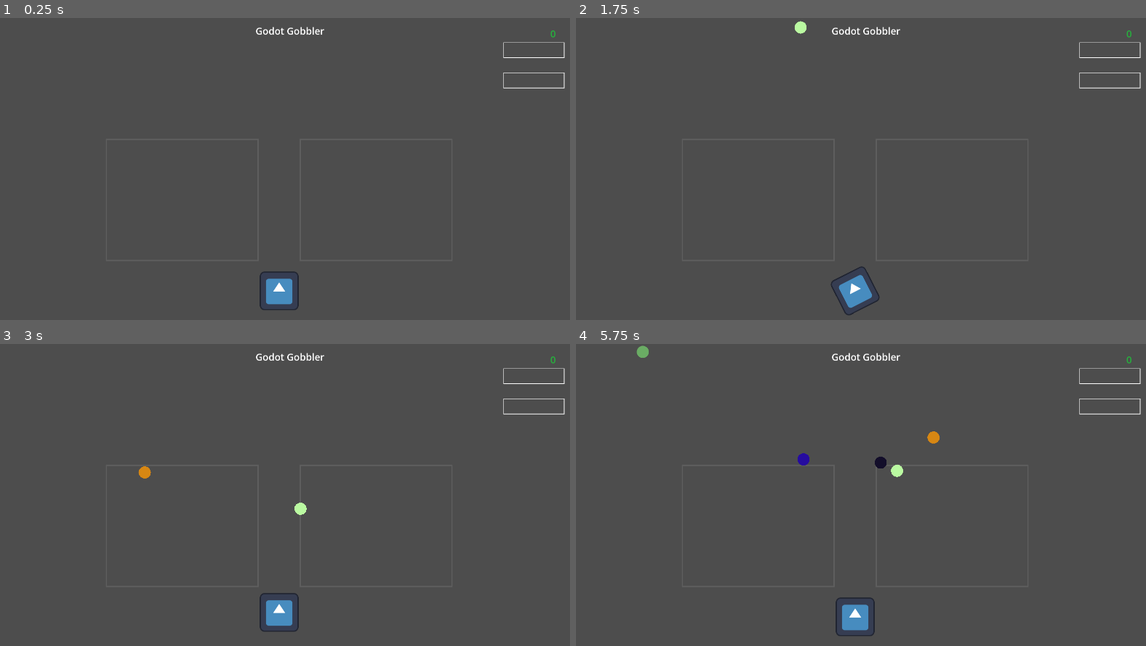
Above: before the commit, frames 1-4 (two rows, left to right).
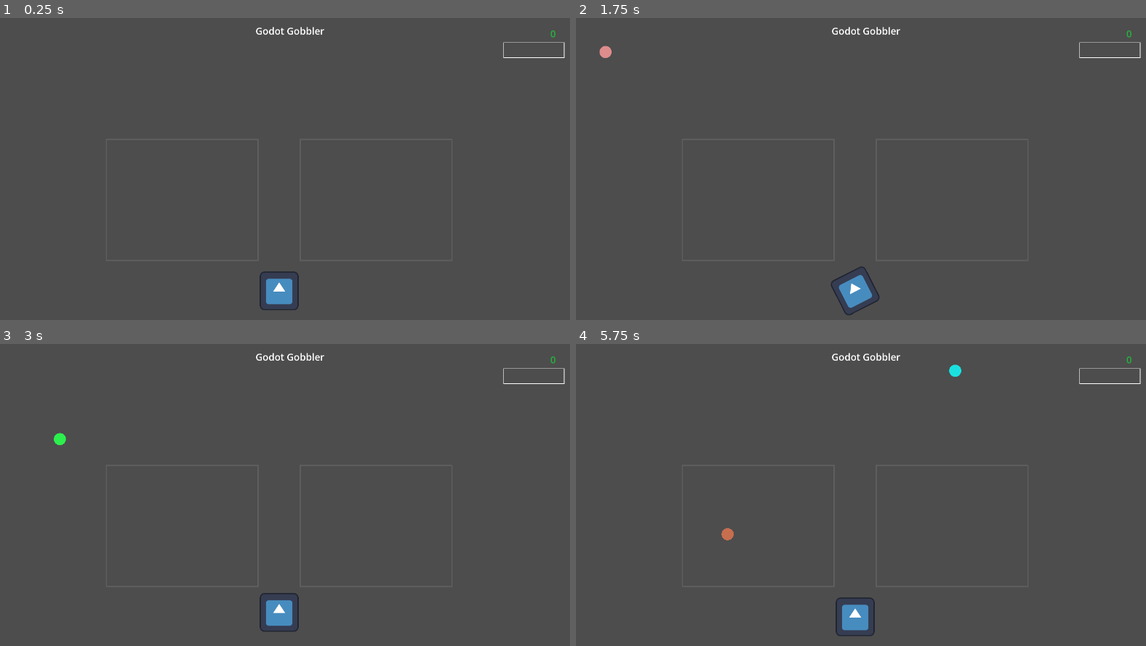
Above: after the commit, the same moments.

Repository: ggolden/Godot-gobbler
Game: Godot game, scene res://game.tscn
Same seed, same stepped clock (60 frames per second), same inputs: the game is played once before the commit and once after it. Before the commit the project starts from res://godot_gobbler.tscn. The engine's default icon, where the game draws it, is replaced by a stand-in: a white triangle on a blue panel in a dark square.
Inputs:
- Up to frame 1 (0.25 s): no input
- Up to frame 2 (1.75 s): tap Enter (ui_accept) at 0.5, 1.35, 1.52 s; hold Right (ui_right) 0.53-1.28 s; hold Enter (ui_accept) 0.53-1.28 s; hold Left (ui_left) from 1.28 s (still down)
- Up to frame 3 (3 s): tap Enter (ui_accept) at 1.82, 2.85 s; release Left (ui_left) at 2.03 s; hold Right (ui_right) 2.03-2.78 s; hold Enter (ui_accept) 2.03-2.78 s; hold Up (ui_up) from 2.78 s (still down)
- Up to frame 4 (5.75 s): tap Enter (ui_accept) at 3.02, 3.32, 4.35, 4.52, 4.82 s; release Up (ui_up) at 3.53 s; hold Enter (ui_accept) 3.53-4.28 s; hold Left (ui_left) from 3.53 s (still down); hold Enter (ui_accept) from 5.03 s (still down)

The runs differ from the first frame. In frame 1, 0.1% of the frame differs, in the area x 88-100%, y 18-24%; in frame 2, 0.2%; in frame 3, 0.3%; in frame 4, 0.6%, in the area x 10-100%, y 0-66%.

Commit message:
refactored to be better in line with Godot naming and formatting conventions, and better organized

Diff:
--- a/bounce_back_zone.gd
+++ b/bounce_back_zone.gd
@@ -1,6 +1,8 @@
+class_name BounceBackZone
 extends Area2D
+## Drawing support for the bounce back zones, the weird physics areas
+
 
 func _draw():
-	print("drawing " + name)
 	var s = $CollisionShape2D.shape.size
 	draw_rect(Rect2(Vector2.ZERO - (s / 2), s), Color(1, 1, 1, 0.1), false, 4)
--- /dev/null
+++ b/game.gd
@@ -0,0 +1,18 @@
+class_name Game
+extends Node
+## Game controller
+
+
+## player's score
+var player_score: int = 0
+
+
+# Called when the node enters the scene tree for the first time.
+func _ready():
+	$GobbleSpawner.gobble_was_gobbled.connect(_gobble_was_gobbled)
+
+
+func _gobble_was_gobbled(value: int, color: Color):
+	player_score += value
+	$UI.show_score(player_score)
+	$Gobbler.light_up(color)
--- /dev/null
+++ b/game.tscn
@@ -0,0 +1,46 @@
+[gd_scene load_steps=7 format=3 uid="uid://u25aygy27ry"]
+
+[ext_resource type="PackedScene" uid="uid://r3s8hrbqbfqb" path="res://ui.tscn" id="1_1epo8"]
+[ext_resource type="Script" path="res://game.gd" id="1_fjjo7"]
+[ext_resource type="PackedScene" uid="uid://cvi0mopcqvrls" path="res://gobble_spawner.tscn" id="2_3ntm0"]
+[ext_resource type="Script" path="res://bounce_back_zone.gd" id="3_6h5hu"]
+[ext_resource type="PackedScene" uid="uid://dukwa2vh3ymqm" path="res://gobbler.tscn" id="4_blj8o"]
+
+[sub_resource type="RectangleShape2D" id="RectangleShape2D_lpiud"]
+size = Vector2(500, 400)
+
+[node name="Game" type="Node"]
+script = ExtResource("1_fjjo7")
+
+[node name="World" type="Node2D" parent="."]
+
+[node name="bounce_back_zone1" type="Area2D" parent="World"]
+position = Vector2(640, 600)
+gravity_space_override = 3
+gravity_point_center = Vector2(1, -2)
+gravity_direction = Vector2(1, -2)
+linear_damp_space_override = 3
+linear_damp = 1.0
+script = ExtResource("3_6h5hu")
+
+[node name="CollisionShape2D" type="CollisionShape2D" parent="World/bounce_back_zone1"]
+shape = SubResource("RectangleShape2D_lpiud")
+
+[node name="bounce_back_zone2" type="Area2D" parent="World"]
+position = Vector2(1280, 600)
+gravity_space_override = 3
+gravity_point_center = Vector2(-1, -2)
+gravity_direction = Vector2(-1, -2)
+linear_damp_space_override = 3
+linear_damp = 1.0
+script = ExtResource("3_6h5hu")
+
+[node name="CollisionShape2D" type="CollisionShape2D" parent="World/bounce_back_zone2"]
+shape = SubResource("RectangleShape2D_lpiud")
+
+[node name="UI" parent="." instance=ExtResource("1_1epo8")]
+
+[node name="GobbleSpawner" parent="." instance=ExtResource("2_3ntm0")]
+
+[node name="Gobbler" parent="." instance=ExtResource("4_blj8o")]
+position = Vector2(960, 900)
--- a/game_controller.gd
+++ b/game_controller.gd
@@ -12,9 +12,9 @@
 	score += by
 	display_score()
 	score_changed.emit(old_score, score)
-	$score_bar.adjust_value(by)
+	$score_bar.adjust_level(by)
 	if (by > 2):
-		$special_bar.adjust_value(by)
+		$special_bar.adjust_level(by)
 
 func _ready():
 	$score_bar.reset()
--- a/gobble.gd
+++ b/gobble.gd
@@ -1,20 +1,35 @@
+class_name Gobble
 extends RigidBody2D
+## The gobble, the thing that gobblers love to gobble
 
+
+## the signal the gobble emits when it has been gobbled
 signal value_available(score: int, color: Color)
+signal was_gobbled(value: int, color: Color)
 
+
+## the value of the gobble
 @export var value: int = 1
+## the color of the gobble
 @export var color: Color = Color(1, 1, 1, 1)
 
-func gobbled():
-	value_available.emit(value, color)
-	queue_free()
-
-func wasted():
-	queue_free()
-
-func _on_visible_on_screen_notifier_2d_screen_exited():
-	print(name + " exited")
-	wasted()
 
 func _draw():
 	draw_circle(Vector2.ZERO, $CollisionShape2D.shape.radius, color)
+
+
+func _on_visible_on_screen_notifier_2d_screen_exited():
+	print(name + " wasted")
+	_wasted()
+
+
+## the gobble was gobbled
+func gobbled():
+	value_available.emit(value, color)
+	was_gobbled.emit(value, color)
+	queue_free()
+
+
+## the gobble went away without being gobbled
+func _wasted():
+	queue_free()
--- /dev/null
+++ b/gobble_spawner.gd
@@ -0,0 +1,43 @@
+class_name GobbleSpawner
+extends Node
+## Spawns gobbles
+
+
+## some gobble was gobbled
+signal gobble_was_gobbled(value: int, color: Color)
+
+
+## The gobble preset scene
+var gobble_template = load("res://gobble.tscn")
+## for a unique name of each gobble instance
+var gobble_sequence = 1
+
+
+func _on_spawn_timer_timeout():
+	_spawn()
+
+
+## Spawn a new gobble
+func _spawn():
+	var window_size = DisplayServer.window_get_size()
+
+	var location = Vector2(randi_range(10, window_size.x-20), randi_range(10, window_size.y-20) * -1)
+	var color = Color(randf_range(0, 1), randf_range(0, 1), randf_range(0, 1), 1)
+	var value: int = int(color.r + color.b + color.g) + 1
+	var known_as = "gobble " + str(gobble_sequence)
+	gobble_sequence += 1
+
+	var instance = gobble_template.instantiate()
+	instance.name = known_as
+	instance.position = location
+	instance.color = color
+	instance.value = value
+
+	instance.was_gobbled.connect(_gobble_was_gobbled)
+
+	add_child(instance)
+	print("new gobble: " + instance.name + " @ " + str(instance.position) + " value: " + str(value))
+
+
+func _gobble_was_gobbled(value: int, color: Color):
+	gobble_was_gobbled.emit(value, color)
--- /dev/null
+++ b/gobble_spawner.tscn
@@ -0,0 +1,11 @@
+[gd_scene load_steps=2 format=3 uid="uid://cvi0mopcqvrls"]
+
+[ext_resource type="Script" path="res://gobble_spawner.gd" id="1_c3efx"]
+
+[node name="GobbleSpawner" type="Node"]
+script = ExtResource("1_c3efx")
+
+[node name="SpawnTimer" type="Timer" parent="."]
+autostart = true
+
+[connection signal="timeout" from="SpawnTimer" to="." method="_on_spawn_timer_timeout"]
--- /dev/null
+++ b/gobbler.gd
@@ -0,0 +1,68 @@
+class_name Gobbler
+extends CharacterBody2D
+## Gobbler (player) controller
+
+
+## player control turn rate in radians / second
+@export var turn_rate = PI
+## player control advance speed in units / second
+@export var advance_rate = 222
+
+
+var _reset_position = Vector2.ZERO
+var _reset_rotation = 0
+
+
+func _ready():
+	_reset_position = position
+	_reset_rotation = rotation
+
+
+func _physics_process(delta):
+	# turn based on player input
+	rotation += _direction() * turn_rate * delta
+
+	# advance based on player input
+	var collision = move_and_collide(_velocity() * advance_rate * delta)
+
+	# handle reset
+	if (_needs_reset()):
+		position = _reset_position
+		rotation = _reset_rotation
+
+	# see what we ran into, gobble it if we can
+	if collision:
+		print("player collision with: ", collision.get_collider().name)
+		if (collision.get_collider().has_method("gobbled")):
+			collision.get_collider().gobbled()
+
+
+func _on_light_up_timer_timeout():
+	$Sprite2D.material.set_shader_parameter("override_set", false)
+
+
+## trigger the "light up" effect to this color
+func light_up(color: Color):
+	$Sprite2D.material.set_shader_parameter("override_set", true)
+	$Sprite2D.material.set_shader_parameter("override_color", color)
+	$light_up_timer.start()
+
+
+func _direction() -> float:
+	var rv = 0
+	if Input.is_action_pressed("ui_left"):
+		rv = -1
+	if Input.is_action_pressed("ui_right"):
+		rv = 1
+	return rv
+
+
+func _velocity() -> Vector2:
+	var rv = Vector2.ZERO
+	if Input.is_action_pressed("ui_up"):
+		rv = Vector2.UP.rotated(rotation)
+	return rv
+
+
+func _needs_reset() -> bool:
+	return Input.is_action_pressed("ui_accept")
--- /dev/null
+++ b/gobbler.gdshader
@@ -0,0 +1,15 @@
+shader_type canvas_item;
+
+uniform vec4 override_color = vec4(1, 0, 0, 1.0);
+uniform bool override_set = false;
+
+void fragment() {
+	if (override_set) {
+		vec4 replacement = vec4(override_color.r, override_color.g, override_color.b, COLOR.a);
+		if ((UV.x < 0.05) || (UV.x > 0.95) || (UV.y < 0.05) || (UV.y > 0.95)) {
+			COLOR = replacement;
+		} else if (COLOR.r > 0.4) {
+			COLOR = replacement;
+		}
+	}
+}
--- /dev/null
+++ b/gobbler.tscn
@@ -0,0 +1,28 @@
+[gd_scene load_steps=6 format=3 uid="uid://dukwa2vh3ymqm"]
+
+[ext_resource type="Script" path="res://gobbler.gd" id="1_q0cy6"]
+[ext_resource type="Shader" path="res://gobbler.gdshader" id="2_81t2o"]
+[ext_resource type="Texture2D" uid="uid://fa7bg7sses8t" path="res://icon.svg" id="3_kfxna"]
+
+[sub_resource type="ShaderMaterial" id="ShaderMaterial_ofmxk"]
+shader = ExtResource("2_81t2o")
+shader_parameter/override_color = Vector4(1, 0, 0, 1)
+shader_parameter/override_set = false
+
+[sub_resource type="CircleShape2D" id="CircleShape2D_mxto8"]
+radius = 53.0377
+
+[node name="Gobbler" type="CharacterBody2D"]
+script = ExtResource("1_q0cy6")
+
+[node name="Sprite2D" type="Sprite2D" parent="."]
+material = SubResource("ShaderMaterial_ofmxk")
+texture = ExtResource("3_kfxna")
+
+[node name="CollisionShape2D" type="CollisionShape2D" parent="."]
+shape = SubResource("CircleShape2D_mxto8")
+
+[node name="light_up_timer" type="Timer" parent="."]
+wait_time = 0.3
+
+[connection signal="timeout" from="light_up_timer" to="." method="_on_light_up_timer_timeout"]
--- a/project.godot
+++ b/project.godot
@@ -11,7 +11,7 @@
 [application]
 
 config/name="gobbler"
-run/main_scene="res://godot_gobbler.tscn"
+run/main_scene="res://game.tscn"
 config/features=PackedStringArray("4.2", "Forward Plus")
 config/icon="res://icon.svg"
 
